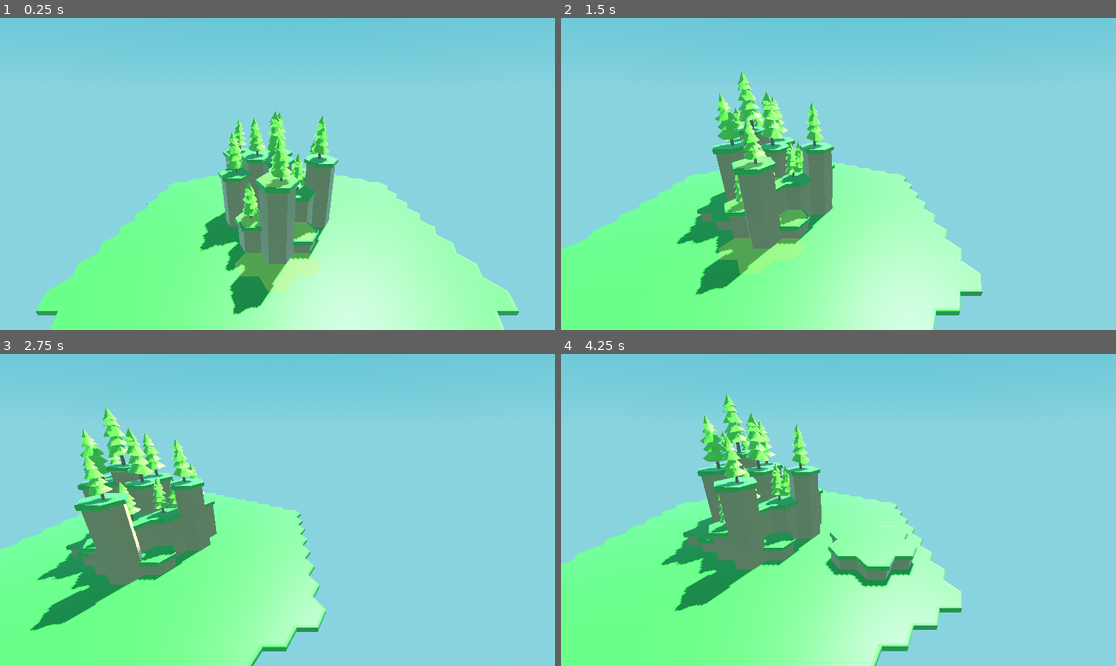
Above: before the commit, frames 1-4 (two rows, left to right).
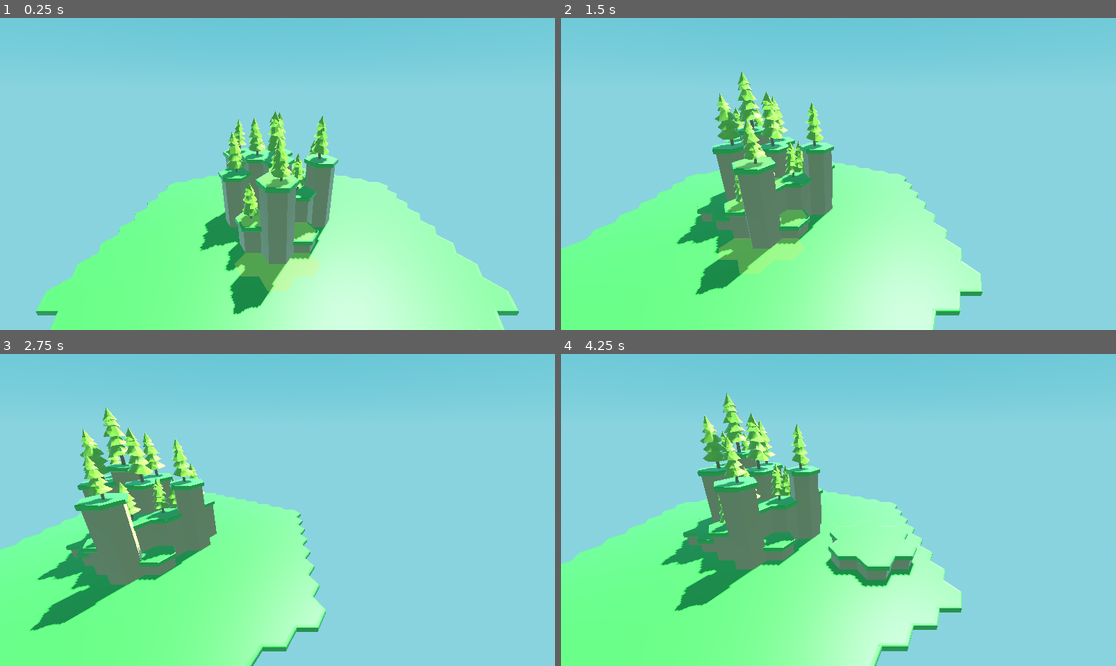
Above: after the commit, the same moments.

Repository: sixthkind/hexagon-godot
Game: Godot game, scene res://scene.tscn
Two runs of this game, one before a commit and one after it. Both use one fixed random seed, a clock stepped at 60 frames per second and the inputs below.
Inputs (mouse positions are in pixels of both pictures, inside the frame that each line leads up to):
- Up to frame 1 (0.25 s): no input
- Up to frame 2 (1.5 s): tap Enter at 0.5 s; move the mouse to (960, 158) at 0.52 s; hold D 0.53-1.25 s; tap Q at 0.6 s; click (960, 158) at 0.67 s; drag from (727, 189) to (810, 236) at 1.27 s
- Up to frame 3 (2.75 s): tap Space at 2 s; move the mouse to (333, 441) at 2.02 s; hold D from 2.03 s (still down); tap Shift at 2.1 s
- Up to frame 4 (4.25 s): release D at 2.75 s; drag from (810, 572) to (672, 463) at 2.77 s; tap Enter at 3.5 s; move the mouse to (1005, 556) at 3.52 s; hold A from 3.53 s (still down); tap Q at 3.6 s

The runs differ from the first frame. In frame 1, 1.0% of the frame differs, in the area x 40-59%, y 29-64%; in frame 2, 1.1%, in the area x 27-47%, y 17-60%; in frame 3, 1.0%; in frame 4, 1.1%.

Commit message:
Change how  leveling works

Diff:
--- a/scripts/World.gd
+++ b/scripts/World.gd
@@ -77,7 +77,7 @@
 	var height = hexagons[center_highlighted_hexagon_position].height
 
 	for highlighted_hexagon_position: Vector3 in highlighted_hexagon_positions:
-		hexagons[highlighted_hexagon_position].set_height(height)
+		hexagons[highlighted_hexagon_position].set_height(height, 1)
 		hexagons_to_update[highlighted_hexagon_position] = true
 
 		for neighbour: Vector3 in hexagons[highlighted_hexagon_position].get_neighbour_positions():
--- a/scripts/hexagons/Hexagon.gd
+++ b/scripts/hexagons/Hexagon.gd
@@ -83,11 +83,12 @@
 	collider.position = Vector3(0, height / 2, 0)
 	collider.depth = height
 
-func set_height(height: int):
-	self.height = clamp(height, 0, world.max_hexagon_height)
+func set_height(new_height: int, force: int):
+	new_height = height + sign(new_height - height) * min(force, abs(new_height - height))
+	self.height = clamp(new_height, 0, world.max_hexagon_height)
 
 func update_height(change: int):
-	set_height(height + change)
+	set_height(height + change, TYPE_MAX)
 
 func get_min_tile_height() -> int:
 	var min_height: int = TYPE_MAX
Binary file changed: models/decorations/tree.glb
